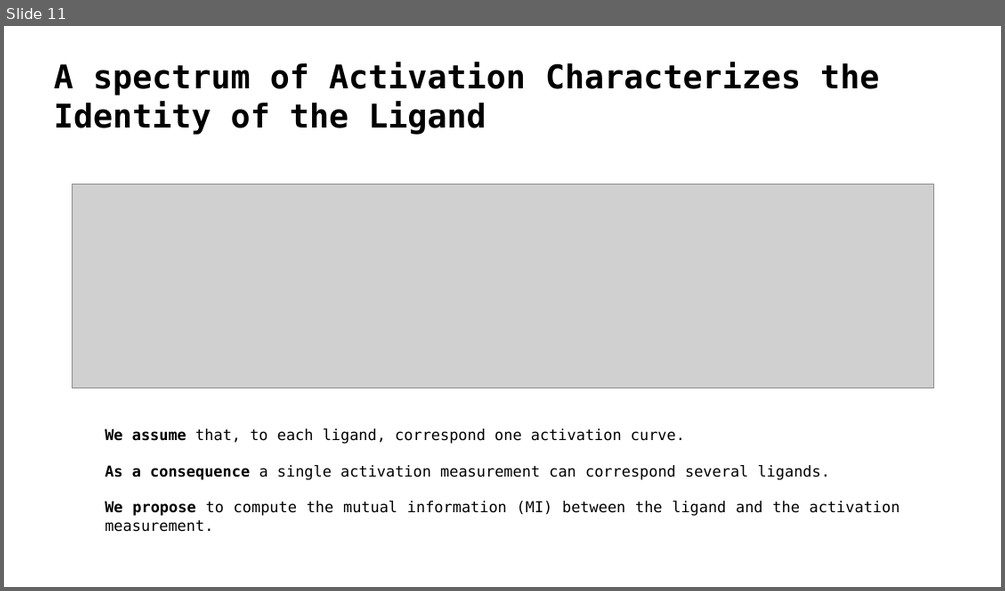
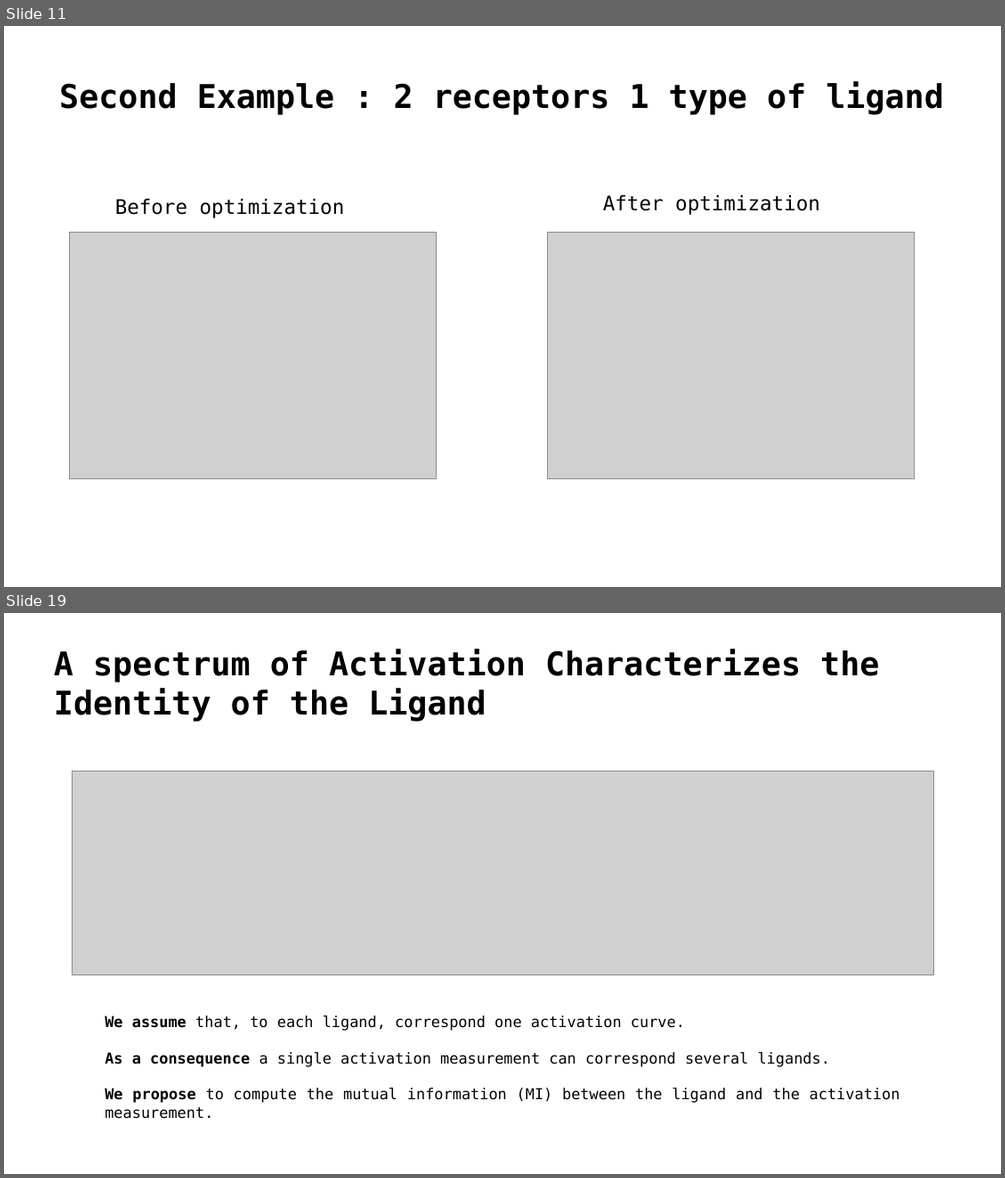
Before and after one commit to HugoLeRoy94/octopus_smelling, a slide deck: presentation/meeting_w_exp_team.odp. Shown one above the other, each under a label of ours: slide 11 before the commit, slides 11 and 19 after it; the slides between them are not shown. The pictures are 1005x591 and 1005x1178 pixels, drawn with LibreOffice and Linux fonts; fonts in the diff are those of the drawing; grey boxes stand for pictures; background and template pictures are left out. Boxes give left, top, right and bottom in pixels: in the first picture for what was removed or moved away, otherwise in the second. Text is boxed around its words. In the diff, an @@ line names an element or a change of style, - is before the commit and + after.

Commit message:
diplicate optimization, to make a binary version of it

```diff
--- a/presentation/meeting_w_exp_team.odp
+++ b/presentation/meeting_w_exp_team.odp
@@ slide 11 added at (4, 26, 1001, 587), background #FFFFFF @@
@@ title added at (59, 81, 943, 115), 26 pt, text #000000, bold @@
+Second Example : 2 receptors 1 type of ligand
@@ text added at (115, 199, 345, 218), 16 pt, text #000000 @@
+Before optimization
@@ text added at (603, 195, 820, 215), 16 pt, text #000000 @@
+After optimization
@@ picture added at (70, 232, 437, 478) @@
@@ picture added at (548, 232, 914, 478) @@
@@ what was slide 11 is now slide 19 @@
```
Also in this commit, not shown: 10 slides changed, 8 other slides added, 1 slide removed, 4 other files.
